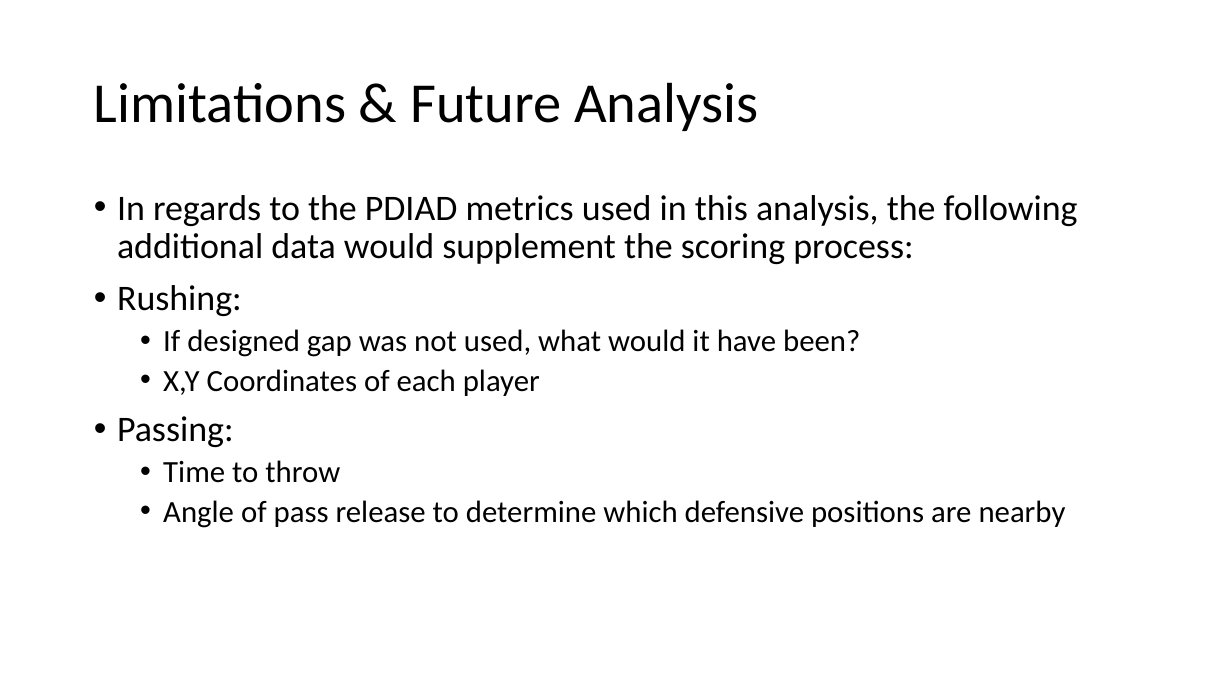
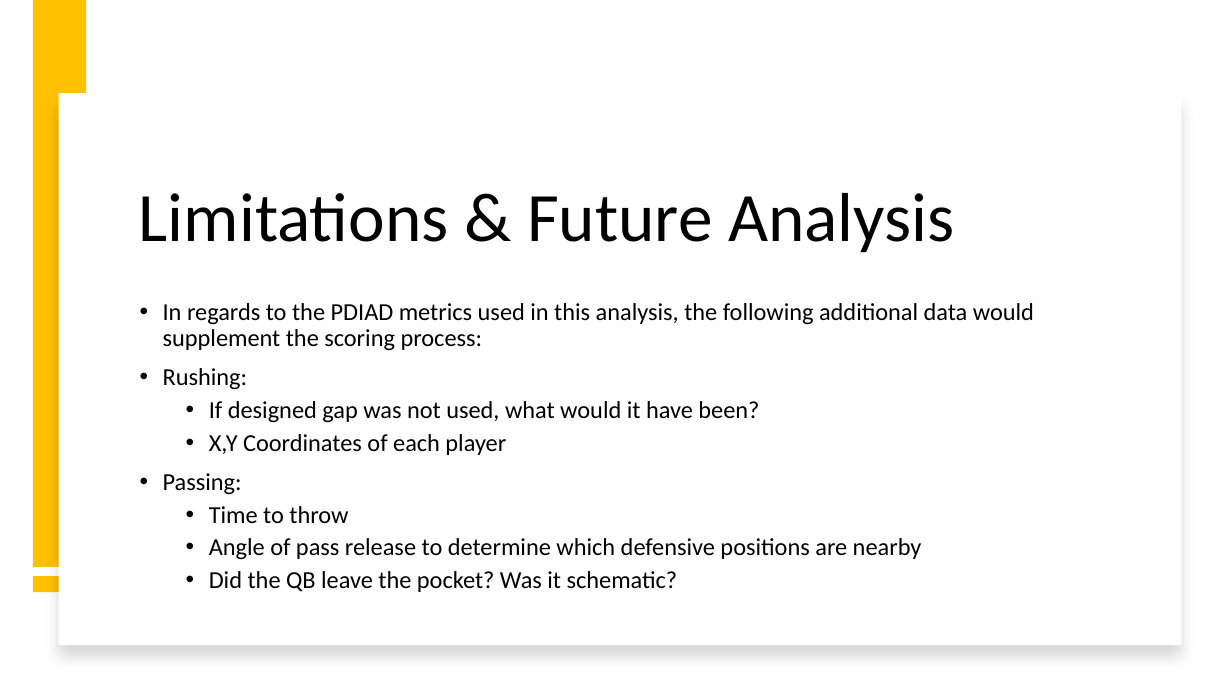
Before and after one commit to SportsInfoSolutions/AnalyticsChallenge2020, a slide deck: slide 27 of Submissions/matt.karan93@gmail.com/SportsInfoSolutions_mattkaran.pptx. Drawn at 1232x693 pixels with LibreOffice and Linux fonts; fonts in the diff are those of the drawing. Boxes give left, top, right and bottom in pixels: in the first picture for what was removed or moved away, otherwise in the second. Text is boxed around its words. In the diff, an @@ line names an element or a change of style, - is before the commit and + after.

```diff
--- a/Submissions/matt.karan93@gmail.com/SportsInfoSolutions_mattkaran.pptx
+++ b/Submissions/matt.karan93@gmail.com/SportsInfoSolutions_mattkaran.pptx
@@ rectangle added at <box>33,0,86,567</box>, fill #FFC000 @@
@@ rectangle added at <box>58,93,1181,645</box>, fill #FFFFFF @@
@@ title "Limitations & Future Analysis": place and size @@
-title "Limitations & Future Analysis" at <box>94,82,758,131</box>
+title "Limitations & Future Analysis" at <box>139,193,954,253</box>
@@ title "Limitations & Future Analysis" at <box>139,193,954,253</box>: size 44 to 54 pt; vertical alignment middle to bottom @@
@@ text "In regards to the PDIAD ...": place and size @@
-text "In regards to the PDIAD ..." at <box>117,195,1078,528</box>
+text "In regards to the PDIAD ..." at <box>163,303,1034,592</box>
@@ text "In regards to the PDIAD ..." at <box>163,303,1034,592</box>: vertical alignment top to middle @@
@@ text at <box>163,303,1034,560</box>: size 28 to 19 pt in "In regards to the PDIAD metrics used ...", "Rushing:", "Passing:"; size 24 to 19 pt in "If designed gap was not used, what ...", "X,Y Coordinates of each player", "Time to throw", "Angle of pass release to determine which ..." @@
@@ rectangle added at <box>33,576,87,592</box>, fill #FFC000 @@
@@ text at <box>209,571,678,592</box>: paragraph added @@
+  • Did the QB leave the pocket? Was it schematic?
```
Also in this commit, not shown: 21 other slides changed.
